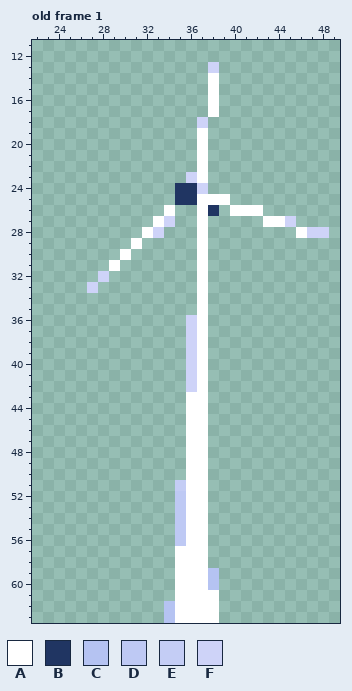
A pixel-art file gets an edit: aseprites/windmill.aseprite. The picture above is the old version.
64x64 pixels, 7 frames. Colours within 5 levels of each other are drawn and written as one. Shown: old frame 1: x 22..49, y 11..63. The commit also changed other frames, which this record leaves out.
Visible layers, top first: "Ground", "Windmill/Hub", "Windmill/Blades", "Windmill/Tower", "Background/Stars", "Background/Sky".
Palette (. is transparent): A #ffffff  B #203562  C #b5c3f2  D #bec9f4  E #c4cdf5  F #ced3f8
Pixels before, old frame 1, first column x 27:
13 ...........F..........
14 ...........A..........
15 ...........A..........
16 ...........A..........
17 ...........A..........
18 ..........F...........
19 ..........A...........
20 ..........A...........
21 ..........A...........
22 ..........A...........
23 .........FA...........
24 ........BBF...........
25 ........BBAAA.........
26 .......A..AB.AAA......
27 ......AF..A.....AAF...
28 .....AF...A........AFF
29 ....A.....A...........
30 ...A......A...........
31 ..A.......A...........
32 .F........A...........
33 F.........A...........
34 ..........A...........
35 ..........A...........
36 .........FA...........
37 .........FA...........
38 .........FA...........
39 .........FA...........
40 .........FA...........
41 .........FA...........
42 .........FA...........
43 .........AA...........
44 .........AA...........
45 .........AA...........
46 .........AA...........
47 .........AA...........
48 .........AA...........
49 .........AA...........
50 .........AA...........
51 ........EAA...........
52 ........DAA...........
53 ........DAA...........
54 ........DAA...........
55 ........DAA...........
56 ........DAA...........
57 ........AAA...........
58 ........AAA...........
59 ........AAAC..........
60 ........AAAC..........
61 ........AAAA..........
62 .......CAAAA..........
63 .......CAAAA..........
After the commit:
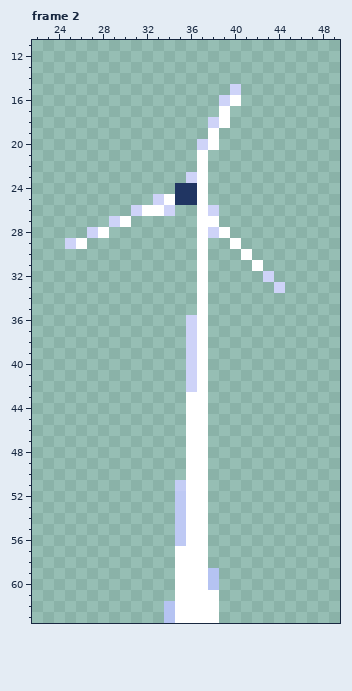
A new or re-ordered frame is compared with the old frame closest to it.
The author wrote: windmill anim and scene
Edits made:
layer "Blades" added
layer "Flattened" added
layer "Windmill/Blades" removed
layer "Windmill/Hub" removed
frames re-ordered
Frame 2 against old frame 1:
y 13: x 38 F -> .
y 14: x 38 A -> .
y 15: x 38 A -> .; x 40 . -> F
y 16: x 38..40 A.. -> .FA
y 17: x 38..39 A. -> .A
y 18: x 37..39 F.. -> .FA
y 19: x 37..38 A. -> .A
y 20: x 37..38 A. -> FA
y 24: x 37 F -> A
y 25: x 33..34 .. -> FA; x 38..39 AA -> ..
y 26: x 31..34 ...A -> FAAF; x 38 B -> F; x 40..42 AAA -> ...
y 27: x 29..30 .. -> FA; x 33..34 AF -> ..; x 38 . -> A; x 43..45 AAF -> ...
y 28: x 27..28 .. -> FA; x 32..33 AF -> ..; x 38..39 .. -> FA; x 46..48 AFF -> ...
y 29: x 25..26 .. -> FA; x 31 A -> .; x 40 . -> A
y 30: x 30 A -> .; x 41 . -> A
y 31: x 29 A -> .; x 42 . -> A
y 32: x 28 F -> .; x 43 . -> F
y 33: x 27 F -> .; x 44 . -> F
Changed places in both pictures, as pixel boxes (x1, y1, x2, y2):
changed: (65, 62, 329, 293)
